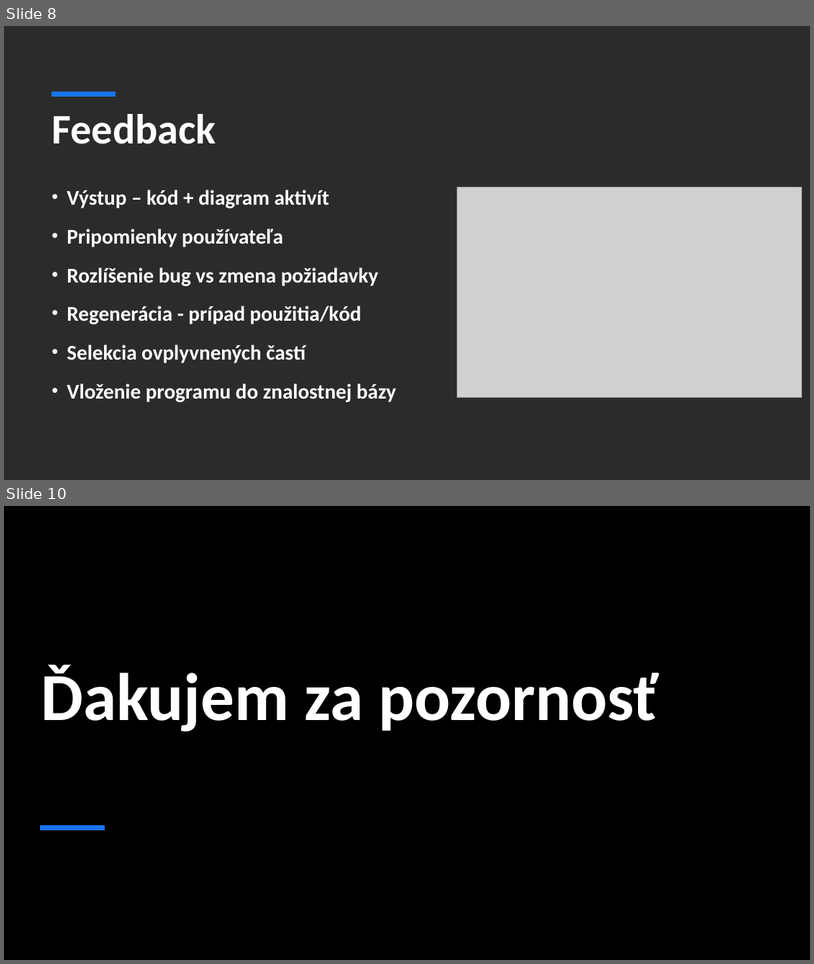
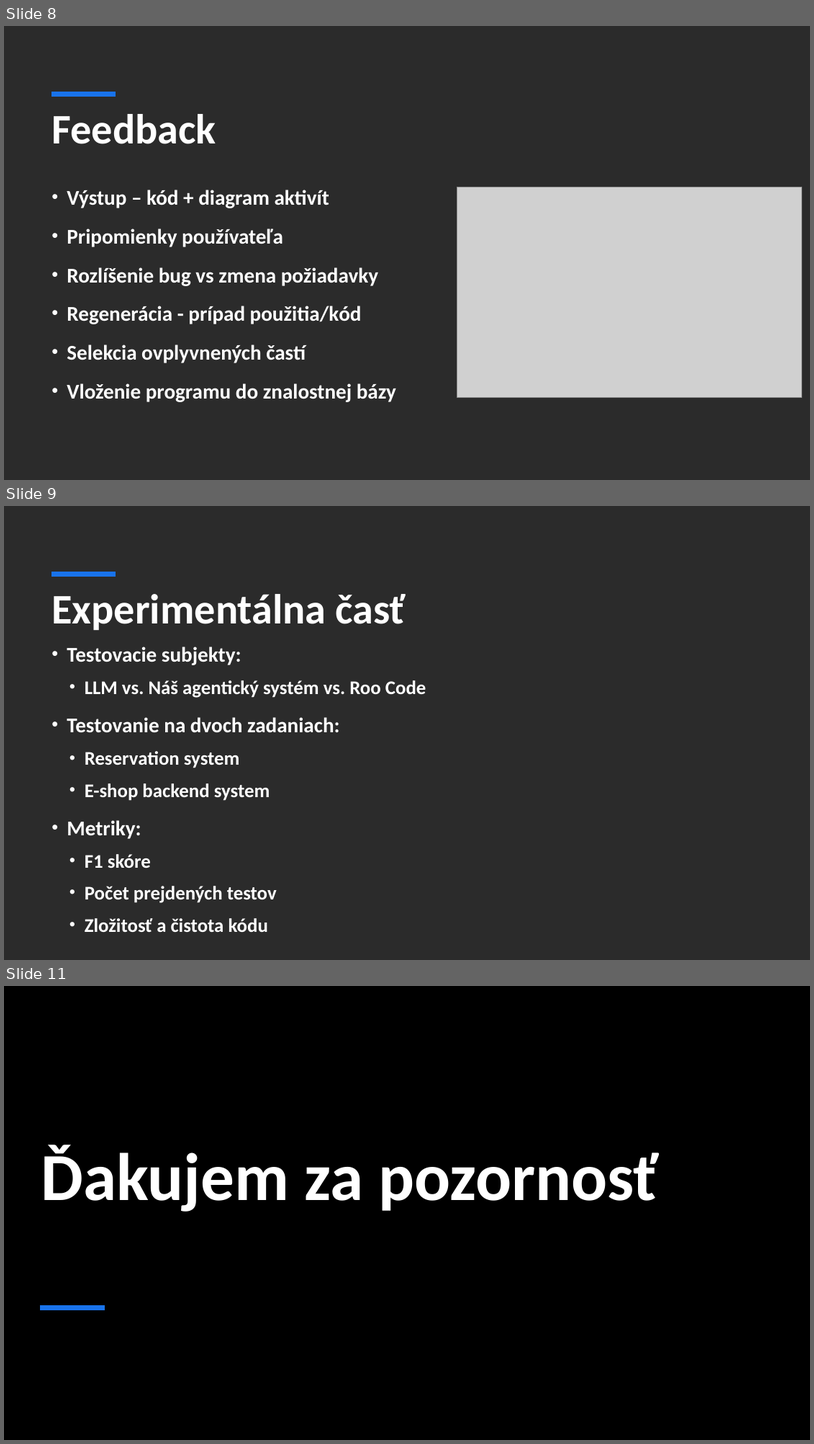
Before and after one commit to SamSok31/bakalarska-praca, a slide deck: files/prezentacia_2.pptx. Shown one above the other, each under a label of ours: slides 8 and 10 before the commit, slides 8, 9 and 11 after it; the slides between them are not shown. The pictures are 814x964 and 814x1444 pixels, drawn with LibreOffice and Linux fonts; fonts in the diff are those of the drawing; grey boxes stand for pictures; background and template pictures are left out; a plain dark background stands for a picture behind light text. Boxes give left, top, right and bottom in pixels: in the first picture for what was removed or moved away, otherwise in the second. Text is boxed around its words. In the diff, an @@ line names an element or a change of style, - is before the commit and + after.

```diff
--- a/files/prezentacia_2.pptx
+++ b/files/prezentacia_2.pptx
@@ slide 9 added at [4,506,810,960], background picture (left out); not listed: 1 template element that a slide beside it also shows @@
@@ title added at [52,594,406,630], 50 pt, text #FFFFFF, bold @@
+Experimentálna časť
@@ text added at [67,646,426,932], 23 pt, text #FFFFFF, bold @@
+• Testovacie subjekty:
+  • LLM vs. Náš agentický systém vs. Roo Code
+• Testovanie na dvoch zadaniach:
+  • Reservation system
+  • E-shop backend system
+• Metriky:
+  • F1 skóre
+  • Počet prejdených testov
+  • Zložitosť a čistota kódu
@@ what was slide 10 is now slide 11 @@
```
Also in this commit, not shown: 1 other slide added, 1 slide removed.
